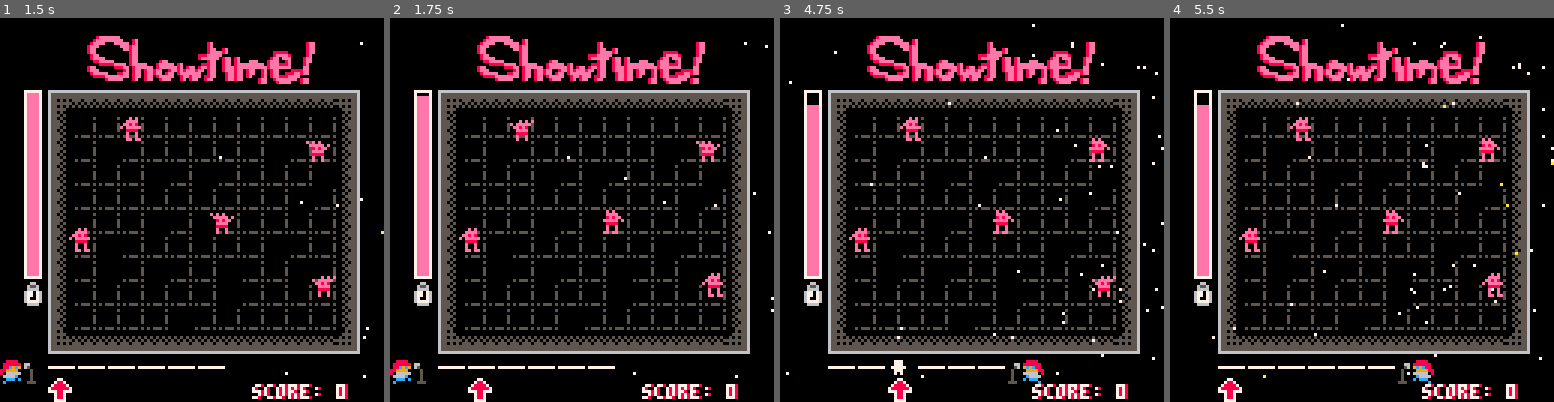
Above: before the commit, frames 1-4 (left to right).
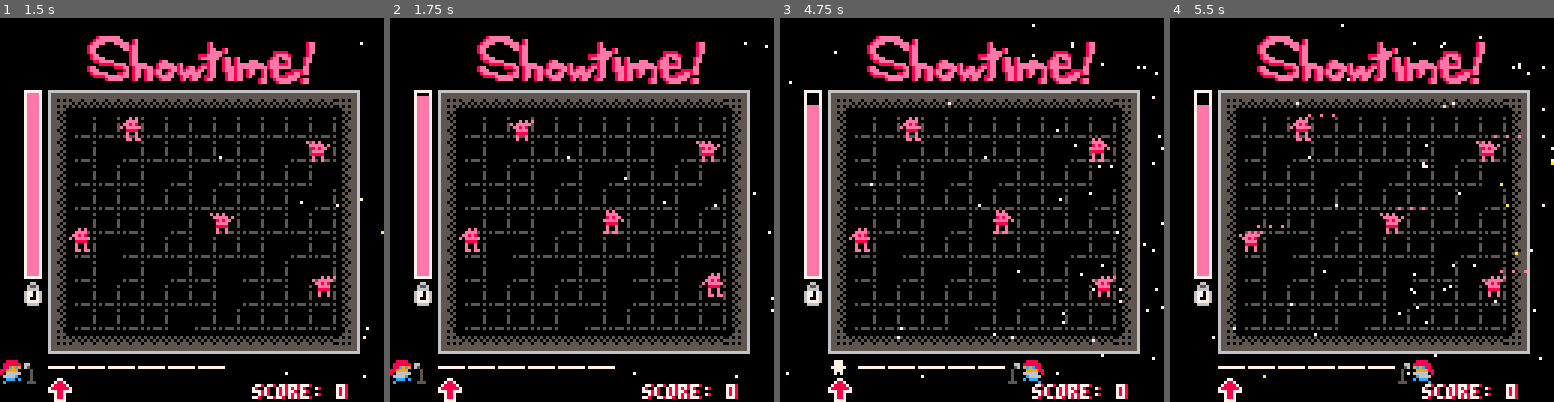
Above: after the commit, the same moments.

Repository: kitasuna/ggj2024
Game: PICO-8 cartridge main.p8
Same seed, same stepped clock (60 frames per second), same inputs: the game is played once before the commit and once after it.
Inputs:
- Up to frame 1 (1.5 s): tap X (X key) at 0.33, 1.07 s; tap O (Z key) at 0.7 s
- Up to frame 2 (1.75 s): hold Right from 1.6 s (still down); tap O (Z key) at 1.7 s
- Up to frame 3 (4.75 s): tap X (X key) at 1.85, 2.97, 4.08 s; release Right at 2.1 s; tap O (Z key) every 0.4 s from 2.1 to 4.5 s; hold Up 2.15-2.42 s; hold Right 2.47-3.03 s; hold Left 3.08-3.58 s; hold Down 3.63-3.97 s; hold Right 4.02-4.68 s; hold Up from 4.73 s (still down)
- Up to frame 4 (5.5 s): tap O (Z key) at 4.9, 5.3 s; release Up at 5.03 s; hold Left from 5.08 s (still down); tap X (X key) at 5.2 s

Frame 1 is identical in both runs. In frame 2, 0.5% of the frame differs, in the area x 12-27%, y 93-100%; in frame 3, 0.7%; in frame 4, 0.7%, in the area x 17-93%, y 25-73%.

Commit message:
Disallow blank input characters

Diff:
--- a/gram.lua
+++ b/gram.lua
@@ -84,9 +84,6 @@
   }
 }
 
-chatter = {
-}
-
 function elem(tbl, e)
   for v in all(tbl) do
     if e == v then
--- a/input.lua
+++ b/input.lua
@@ -32,6 +32,10 @@
     end
   end,
   moveright = function(self)
+    -- Don't allow to move to next slot if this one is empty
+    if self.indexes[self.current_index] == 0 then
+      return
+    end
     self.current_index = self.current_index + 1
     if self.current_index > #self.indexes then
       self.current_index = 1
